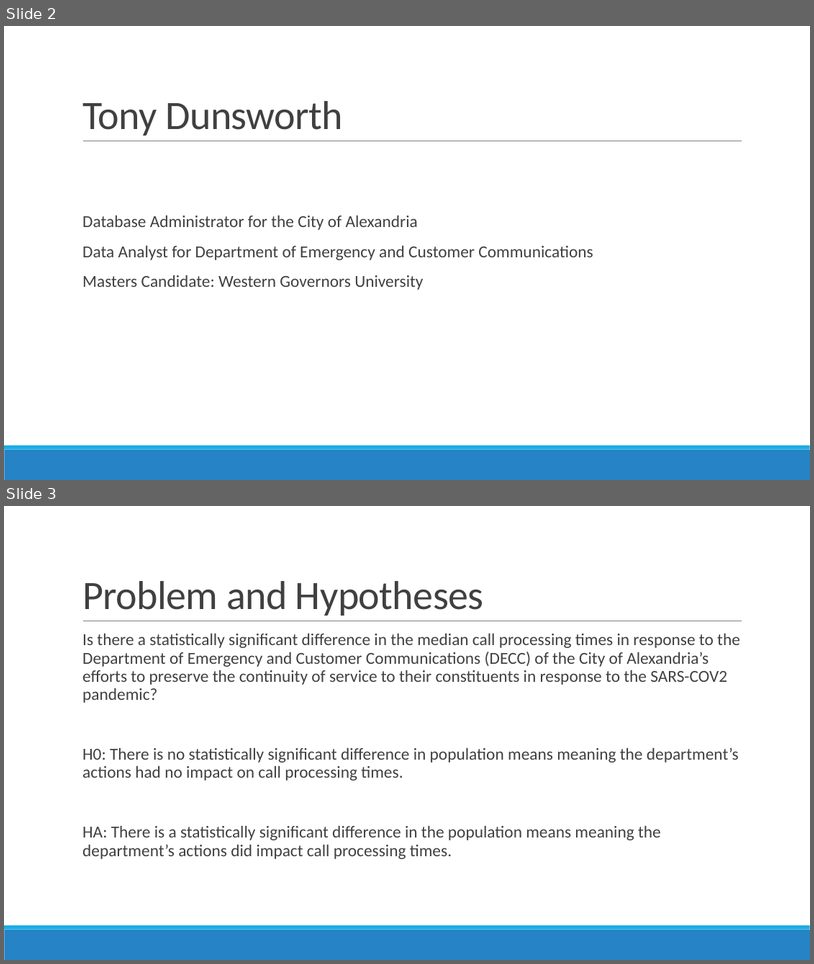
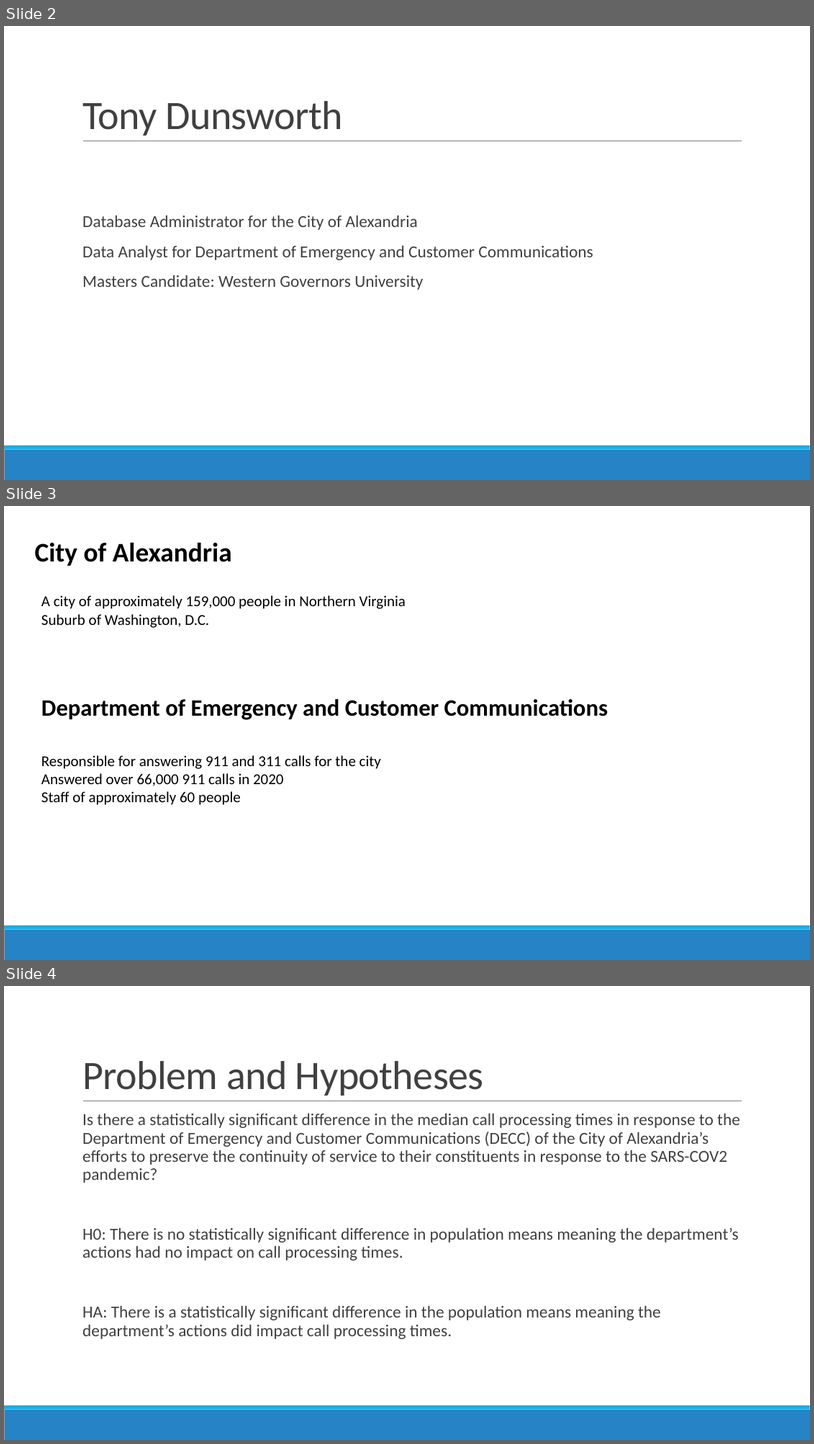
Before and after one commit to trdunsworth/WGU_Capstone, a slide deck: Dunsworth_Presentation.pptx. Shown one above the other, each under a label of ours: slides 2 and 3 before the commit, slides 2, 3 and 4 after it. The pictures are 814x964 and 814x1444 pixels, drawn with LibreOffice and Linux fonts; fonts in the diff are those of the drawing. Boxes give left, top, right and bottom in pixels: in the first picture for what was removed or moved away, otherwise in the second. Text is boxed around its words. In the diff, an @@ line names an element or a change of style, - is before the commit and + after.

```diff
--- a/Dunsworth_Presentation.pptx
+++ b/Dunsworth_Presentation.pptx
@@ slide 3 added at <box>4,506,810,960</box>, background #FFFFFF; not listed: 2 template elements that a slide beside it also shows @@
@@ text added at <box>35,542,232,566</box>, 32 pt, text #000000, bold @@
+City of Alexandria
@@ text added at <box>41,595,406,628</box>, 18 pt, text #000000 @@
+A city of approximately 159,000 people in Northern Virginia
+Suburb of Washington, D.C.
@@ text added at <box>41,699,608,720</box>, 28 pt, text #000000, bold @@
+Department of Emergency and Customer Communications
@@ text added at <box>41,755,381,805</box>, 18 pt, text #000000 @@
+Responsible for answering 911 and 311 calls for the city
+Answered over 66,000 911 calls in 2020
+Staff of approximately 60 people
@@ what was slide 3 is now slide 4 @@
```
Also in this commit, not shown: 8 other slides added, 1 slide removed.
